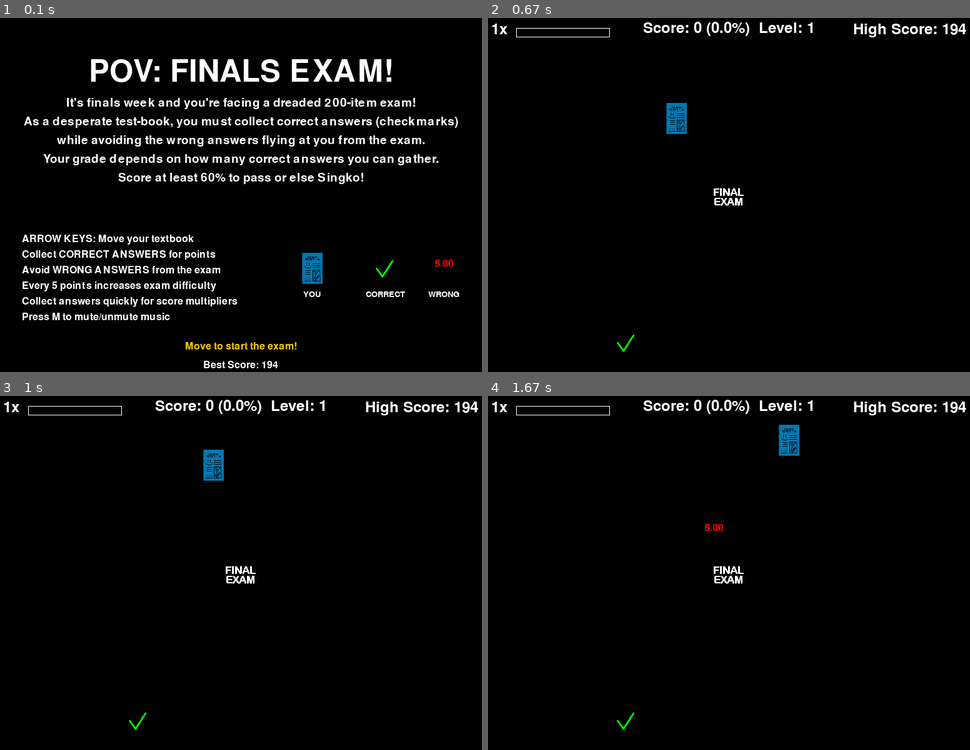
Above: before the commit, frames 1-4 (two rows, left to right).
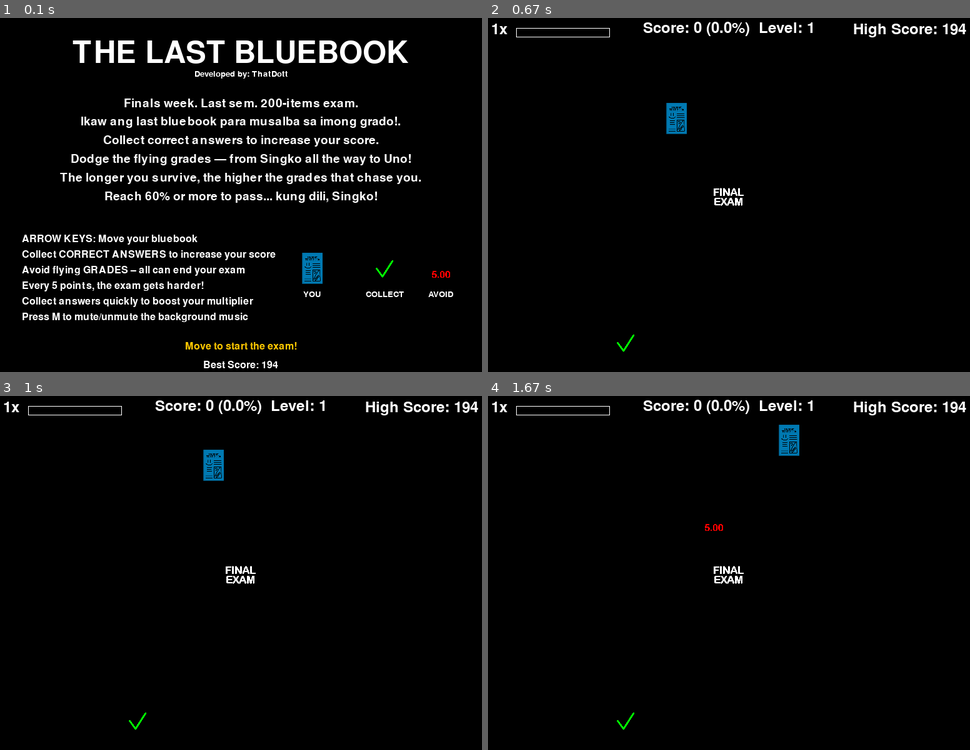
Above: after the commit, the same moments.

Repository: ThatDott/The-Last-Bluebook
Game: pygame game, started from POVFinals.py
The game is run twice, just before and just after one commit, with the same random seed, the same clock (stepped at 60 frames per second) and the same inputs.
Inputs:
- Up to frame 1 (0.1 s): no input
- Up to frame 2 (0.67 s): hold Right from 0.33 s (still down)
- Up to frame 3 (1 s): release Right at 0.8 s; hold Up from 0.83 s (still down)
- Up to frame 4 (1.67 s): release Up at 1.13 s; hold Right 1.17-1.63 s

The runs differ from the first frame. In frame 1, 12% of the frame differs, in the area x 4-96%, y 6-86%; in frame 2, nothing differs; in frame 3, nothing differs; in frame 4, nothing differs.

Commit message:
feat: improved start screen

Diff:
--- a/POVFinals.py
+++ b/POVFinals.py
@@ -598,30 +598,36 @@
     """Draw the start screen"""
     screen.fill(BLACK)
 
+    # Draw author
+    font_author = pygame.font.SysFont(None, 20)
+    author_text = font_author.render("Developed by: ThatDott", True, WHITE)
+    author_rect = author_text.get_rect(center=(SCREEN_WIDTH/2, SCREEN_HEIGHT/6 + 4))
+
     # Draw title
     font_title = pygame.font.SysFont(None, 72)
-    title_text = font_title.render("POV: FINALS EXAM!", True, WHITE)
-    title_rect = title_text.get_rect(center=(SCREEN_WIDTH/2, SCREEN_HEIGHT/6))
+    title_text = font_title.render("THE LAST BLUEBOOK", True, WHITE)
+    title_rect = title_text.get_rect(center=(SCREEN_WIDTH/2, SCREEN_HEIGHT/6 - 30))
 
     # Draw context
     font_context = pygame.font.SysFont(None, 28)
     context_text = [
-        "It's finals week and you're facing a dreaded 200-item exam!",
-        "As a desperate test-book, you must collect correct answers (checkmarks)",
-        "while avoiding the wrong answers flying at you from the exam.",
-        "Your grade depends on how many correct answers you can gather.",
-        "Score at least 60% to pass or else Singko!"
+        "Finals week. Last sem. 200-items exam.",
+        "Ikaw ang last bluebook para musalba sa imong grado!.",
+        "Collect correct answers to increase your score.",
+        "Dodge the flying grades — from Singko all the way to Uno!",
+        "The longer you survive, the higher the grades that chase you.",
+        "Reach 60% or more to pass... kung dili, Singko!",
     ]
 
     # Draw instructions
     font_instructions = pygame.font.SysFont(None, 24)
     instructions = [
-        "ARROW KEYS: Move your textbook",
-        "Collect CORRECT ANSWERS for points",
-        "Avoid WRONG ANSWERS from the exam",
-        "Every 5 points increases exam difficulty",
-        "Collect answers quickly for score multipliers",
-        "Press M to mute/unmute music"
+        "ARROW KEYS: Move your bluebook",
+        "Collect CORRECT ANSWERS to increase your score",
+        "Avoid flying GRADES – all can end your exam",
+        "Every 5 points, the exam gets harder!",
+        "Collect answers quickly to boost your multiplier",
+        "Press M to mute/unmute the background music"
     ]
 
     # Draw player and projectile examples with labels
@@ -632,12 +638,12 @@
     example_projectile = default_projectile_image
     if "5.00" in projectile_images:
         example_projectile = projectile_images["5.00"]  # Start with the worst grade
-    screen.blit(example_projectile, (SCREEN_WIDTH/2 + 310, SCREEN_HEIGHT/2 + 100))
+    screen.blit(example_projectile, (SCREEN_WIDTH/2 + 305, SCREEN_HEIGHT/2 + 118))
 
     label_font = pygame.font.SysFont(None, 20)
     textbook_label = label_font.render("YOU", True, WHITE)
-    correct_label = label_font.render("CORRECT", True, WHITE)
-    wrong_label = label_font.render("WRONG", True, WHITE)
+    correct_label = label_font.render("COLLECT", True, WHITE)
+    wrong_label = label_font.render("AVOID", True, WHITE)
 
     screen.blit(textbook_label, (SCREEN_WIDTH/2 + 100, SCREEN_HEIGHT/2 + 150))
     screen.blit(correct_label, (SCREEN_WIDTH/2 + 200, SCREEN_HEIGHT/2 + 150))
@@ -652,6 +658,7 @@
     start_rect = start_text.get_rect(center=(SCREEN_WIDTH/2, SCREEN_HEIGHT - 60))
 
     # Render everything
+    screen.blit(author_text, author_rect)
     screen.blit(title_text, title_rect)
 
     # Render context
